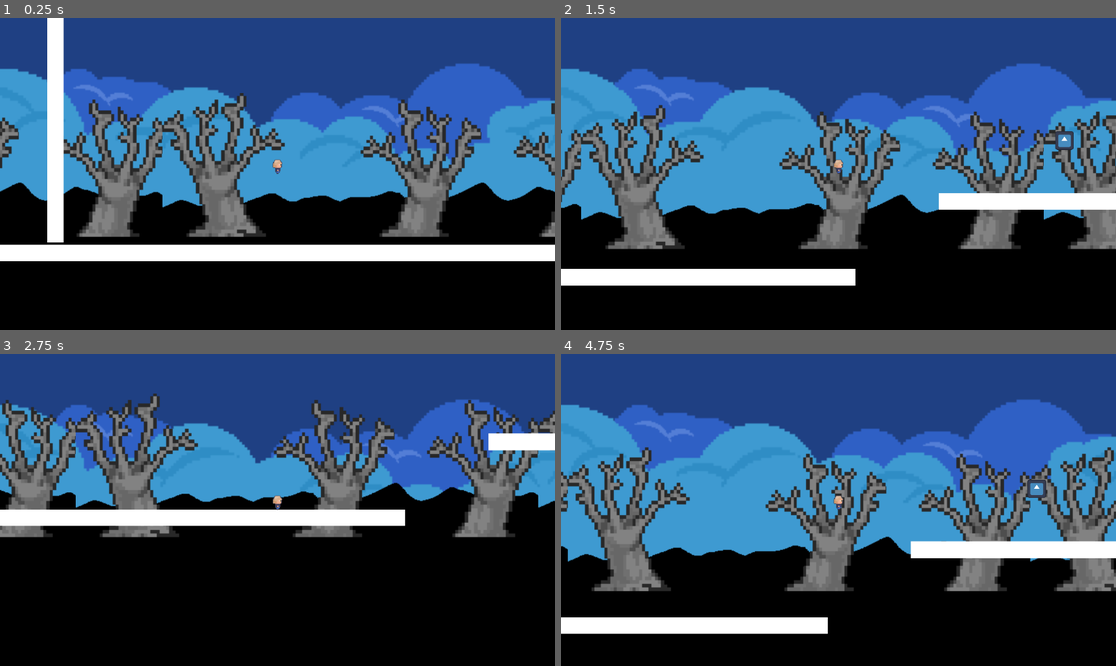
Above: before the commit, frames 1-4 (two rows, left to right).
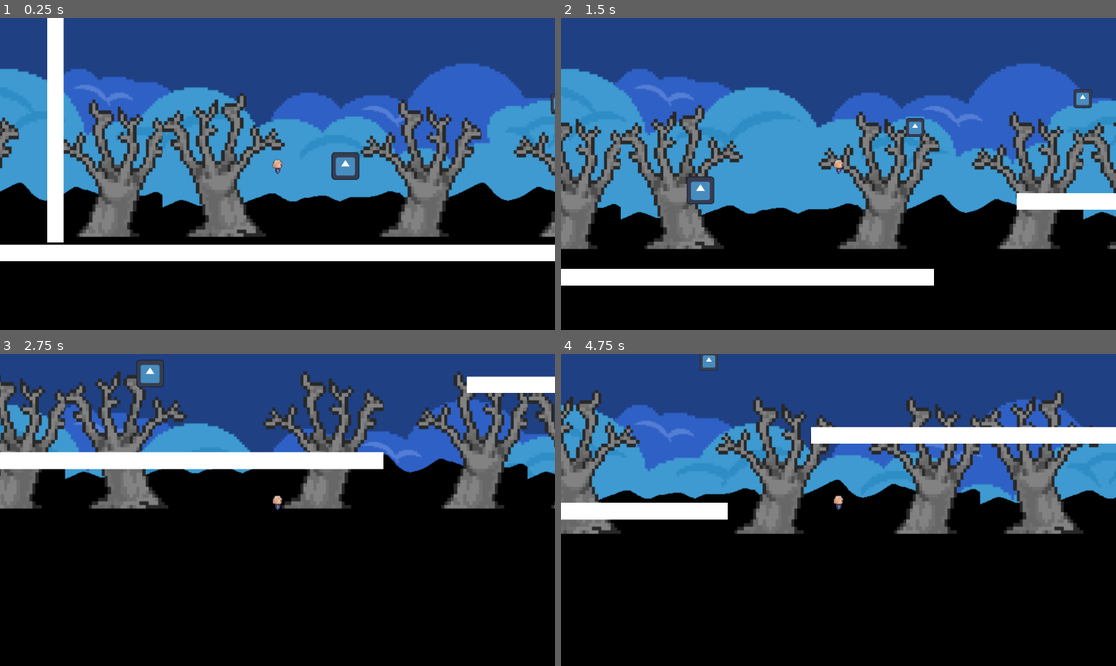
Above: after the commit, the same moments.

Repository: DeadElephant516/SakuraGrove
Game: Godot game, scene res://Scenes/TestScene/test_scene.tscn
The game is run twice, just before and just after one commit, with the same random seed, the same clock (stepped at 60 frames per second) and the same inputs. The engine's default icon, where the game draws it, is replaced by a stand-in: a white triangle on a blue panel in a dark square.
Inputs (mouse positions are in pixels of both pictures, inside the frame that each line leads up to):
- Up to frame 1 (0.25 s): no input
- Up to frame 2 (1.5 s): move the mouse to (960, 158) at 0.52 s; hold Right mouse button (glide) 0.53-1.28 s; hold D (right) from 0.53 s (still down); tap Shift (dash) at 0.6 s; tap Space (jump) at 0.77, 1.07 s; move the mouse to (727, 189) at 1.27 s; right-click (727, 189) at 1.35 s
- Up to frame 3 (2.75 s): tap Space (jump) at 1.52, 1.55, 1.82, 2.1 s; move the mouse to (333, 441) at 2.02 s; release D (right) at 2.03 s; hold A (left) from 2.03 s (still down); tap Shift (dash) at 2.3 s
- Up to frame 4 (4.75 s): move the mouse to (810, 572) at 2.77 s; release A (left) at 2.78 s; hold D (right) 2.78-4.28 s; tap Shift (dash) at 2.85, 4.35 s; tap Space (jump) at 3.02, 3.32, 3.77, 3.8, 4.07, 4.52 s; right-click (810, 572) at 3.05 s; move the mouse to (1005, 556) at 3.52 s; hold Right mouse button (glide) 3.53-4.28 s; move the mouse to (672, 463) at 4.27 s; hold A (left) from 4.28 s (still down)

The runs differ from the first frame. In frame 1, 0.3% of the frame differs, in the area x 59-100%, y 24-52%; in frame 2, 26%; in frame 3, 32%; in frame 4, 40%, in the area x 0-100%, y 0-90%.

Commit message:
AbilityEnabler class and modularized signals with SIMEON

Diff:
--- a/Globals/PlayerData.gd
+++ b/Globals/PlayerData.gd
@@ -1,20 +1,24 @@
 extends Node
 
+var speed:float = 300.0
+var jump_force: float = -500.0
 var can_double_jump: bool = false
 var can_glide: bool = false
 var max_glide_time: float = 2.0
+var can_dash: bool = false
+var dash_speed: float = 800.0
+var dash_duration: float = 0.2
+
 
 
 ### Helper functions above to manipulate the player data and flags ####
 
 func _ready() -> void:
-	SignalBus._enable_double_jump.connect(enable_double_jump)
-	SignalBus._enable_glide.connect(enable_glide)
+	SignalBus.unlock_ability.connect(_on_unlock_ability)
 
-
-func enable_double_jump() -> void:
-	can_double_jump = true
-
-
-func enable_glide() -> void:
-	can_glide = true
+#WE MACH THE ABILITY TYPE ARGUMENT THAT THE SIGNAL WILL GIVES US TO HANDLE OUR FLAGS
+func _on_unlock_ability(ability_type: String) -> void:
+	match ability_type:
+		"double_jump": can_double_jump = true
+		"glide": can_glide = true
+		"dash": can_dash = true
--- a/Globals/SignalBus.gd
+++ b/Globals/SignalBus.gd
@@ -1,4 +1,4 @@
 extends Node
 
-signal _enable_double_jump()
-signal _enable_glide()
+signal unlock_ability(ability_type:String)
+#this signal gets a string as a parameter so it knows to which ability it should point
--- /dev/null
+++ b/Scenes/Items/AbilityEnablerClass/DashEnabler/dash_enabler.gd
@@ -0,0 +1 @@
+extends AbilityEnabler
--- /dev/null
+++ b/Scenes/Items/AbilityEnablerClass/DashEnabler/dash_enabler.tscn
@@ -0,0 +1,19 @@
+[gd_scene load_steps=5 format=3 uid="uid://cqwwwbjv6ydvg"]
+
+[ext_resource type="PackedScene" uid="uid://c5oimoi16lccg" path="res://Scenes/Items/AbilityEnablerClass/ability_enabler.tscn" id="1_ujfpj"]
+[ext_resource type="Texture2D" uid="uid://btxtih47bxifc" path="res://icon.svg" id="2_2c8lq"]
+[ext_resource type="Script" uid="uid://b2maa7gb2olek" path="res://Scenes/Items/AbilityEnablerClass/DashEnabler/dash_enabler.gd" id="2_15g4t"]
+
+[sub_resource type="RectangleShape2D" id="RectangleShape2D_ujfpj"]
+size = Vector2(34, 34)
+
+[node name="DashEnabler" instance=ExtResource("1_ujfpj")]
+script = ExtResource("2_15g4t")
+ability_type = "dash"
+
+[node name="Sprite2D" parent="." index="0"]
+scale = Vector2(0.2, 0.2)
+texture = ExtResource("2_2c8lq")
+
+[node name="CollisionShape2D" parent="." index="1"]
+shape = SubResource("RectangleShape2D_ujfpj")
--- /dev/null
+++ b/Scenes/Items/AbilityEnablerClass/DoubleJump/double_jump_enabler.gd
@@ -0,0 +1,3 @@
+extends AbilityEnabler
+
+#JUST BY EXTENDING FROM ABILITYENABLER WE INHERIT THE FUNCTIONALITY NO NEED TO CODE ANYTHING HERE
--- /dev/null
+++ b/Scenes/Items/AbilityEnablerClass/DoubleJump/double_jump_enabler.tscn
@@ -0,0 +1,19 @@
+[gd_scene load_steps=5 format=3 uid="uid://cx58a6qn3br1e"]
+
+[ext_resource type="PackedScene" uid="uid://c5oimoi16lccg" path="res://Scenes/Items/AbilityEnablerClass/ability_enabler.tscn" id="1_jlm1o"]
+[ext_resource type="Script" uid="uid://4supa0eipp5k" path="res://Scenes/Items/AbilityEnablerClass/DoubleJump/double_jump_enabler.gd" id="2_j6o6b"]
+[ext_resource type="Texture2D" uid="uid://btxtih47bxifc" path="res://icon.svg" id="2_vee3f"]
+
+[sub_resource type="RectangleShape2D" id="RectangleShape2D_j6o6b"]
+size = Vector2(44, 44)
+
+[node name="DoubleJumpEnabler" instance=ExtResource("1_jlm1o")]
+script = ExtResource("2_j6o6b")
+ability_type = "double_jump"
+
+[node name="Sprite2D" parent="." index="0"]
+scale = Vector2(0.3, 0.3)
+texture = ExtResource("2_vee3f")
+
+[node name="CollisionShape2D" parent="." index="1"]
+shape = SubResource("RectangleShape2D_j6o6b")
--- /dev/null
+++ b/Scenes/Items/AbilityEnablerClass/GlideEnabler/glide_enabler.gd
@@ -0,0 +1 @@
+extends AbilityEnabler
--- /dev/null
+++ b/Scenes/Items/AbilityEnablerClass/GlideEnabler/glide_enabler.tscn
@@ -0,0 +1,19 @@
+[gd_scene load_steps=5 format=3 uid="uid://7i25hp3jvd1q"]
+
+[ext_resource type="PackedScene" uid="uid://c5oimoi16lccg" path="res://Scenes/Items/AbilityEnablerClass/ability_enabler.tscn" id="1_m328c"]
+[ext_resource type="Texture2D" uid="uid://btxtih47bxifc" path="res://icon.svg" id="2_0ebjg"]
+[ext_resource type="Script" uid="uid://beanimmhu72q" path="res://Scenes/Items/AbilityEnablerClass/GlideEnabler/glide_enabler.gd" id="2_6htht"]
+
+[sub_resource type="RectangleShape2D" id="RectangleShape2D_6htht"]
+size = Vector2(34, 32)
+
+[node name="GlideEnabler" instance=ExtResource("1_m328c")]
+script = ExtResource("2_6htht")
+ability_type = "glide"
+
+[node name="Sprite2D" parent="." index="0"]
+scale = Vector2(0.2, 0.2)
+texture = ExtResource("2_0ebjg")
+
+[node name="CollisionShape2D" parent="." index="1"]
+shape = SubResource("RectangleShape2D_6htht")
--- /dev/null
+++ b/Scenes/Items/AbilityEnablerClass/ability_enabler.gd
@@ -0,0 +1,13 @@
+extends Area2D
+
+class_name AbilityEnabler
+
+@export var ability_type: String = "" # we export the ability type to inspector optional
+									# every inherited scene of this will have a field to enter an ability type
+									#we can either type it in the inspector or in script file
+
+#this signal fire will be inherited to all subclasses of the AbilityEnabler
+func _on_body_entered(body: Node2D) -> void:
+	if body is Player:
+		SignalBus.unlock_ability.emit(ability_type)
+		queue_free()
--- /dev/null
+++ b/Scenes/Items/AbilityEnablerClass/ability_enabler.tscn
@@ -0,0 +1,12 @@
+[gd_scene load_steps=2 format=3 uid="uid://c5oimoi16lccg"]
+
+[ext_resource type="Script" uid="uid://cr3ovov7pjl0u" path="res://Scenes/Items/AbilityEnablerClass/ability_enabler.gd" id="1_ik3jj"]
+
+[node name="AbilityEnabler" type="Area2D"]
+script = ExtResource("1_ik3jj")
+
+[node name="Sprite2D" type="Sprite2D" parent="."]
+
+[node name="CollisionShape2D" type="CollisionShape2D" parent="."]
+
+[connection signal="body_entered" from="." to="." method="_on_body_entered"]
--- a/Scenes/Items/Dash/dash_enabler.gd
+++ /dev/null
@@ -1,6 +0,0 @@
-extends Area2D
-
-func _on_body_entered(body: Node2D) -> void:
-	if body is Player:
-		SignalBus._enable_double_jump.emit()
-		queue_free()
--- a/Scenes/Items/Dash/dash_enabler.tscn
+++ /dev/null
@@ -1,19 +0,0 @@
-[gd_scene load_steps=4 format=3 uid="uid://b451u5uedc8x0"]
-
-[ext_resource type="Texture2D" uid="uid://btxtih47bxifc" path="res://icon.svg" id="1_tgmvn"]
-[ext_resource type="Script" uid="uid://cpmdyxfksdil4" path="res://Scenes/Items/Dash/dash_enabler.gd" id="1_tu2nm"]
-
-[sub_resource type="RectangleShape2D" id="RectangleShape2D_tu2nm"]
-size = Vector2(28, 22)
-
-[node name="DashEnabler" type="Area2D"]
-script = ExtResource("1_tu2nm")
-
-[node name="CollisionShape2D" type="CollisionShape2D" parent="."]
-shape = SubResource("RectangleShape2D_tu2nm")
-
-[node name="Sprite2D" type="Sprite2D" parent="."]
-modulate = Color(0, 0.494118, 1, 1)
-position = Vector2(1.19209e-07, 0)
-scale = Vector2(0.244141, 0.162109)
-texture = ExtResource("1_tgmvn")
--- a/Scenes/Items/DoubleJump/double_jump_enabler.gd
+++ /dev/null
@@ -1,7 +0,0 @@
-extends Area2D
-
-
-func _on_body_entered(body: Node2D) -> void:
-	if body is Player:
-		SignalBus._enable_double_jump.emit()
-		queue_free()
--- a/Scenes/Items/DoubleJump/double_jump_enabler.tscn
+++ /dev/null
@@ -1,19 +0,0 @@
-[gd_scene load_steps=4 format=3 uid="uid://bgdd5a05wq00f"]
-
-[ext_resource type="Script" uid="uid://jxhmgmeufwyl" path="res://Scenes/Items/DoubleJump/double_jump_enabler.gd" id="1_u7t4c"]
-[ext_resource type="Texture2D" uid="uid://btxtih47bxifc" path="res://icon.svg" id="2_5qxob"]
-
-[sub_resource type="RectangleShape2D" id="RectangleShape2D_4vdco"]
-size = Vector2(32, 34)
-
-[node name="DoubleJumpEnabler" type="Area2D"]
-script = ExtResource("1_u7t4c")
-
-[node name="Sprite2D" type="Sprite2D" parent="."]
-scale = Vector2(0.2, 0.2)
-texture = ExtResource("2_5qxob")
-
-[node name="CollisionShape2D" type="CollisionShape2D" parent="."]
-shape = SubResource("RectangleShape2D_4vdco")
-
-[connection signal="body_entered" from="." to="." method="_on_body_entered"]
--- a/Scenes/Items/Glide/glide_enabler.gd
+++ /dev/null
@@ -1,7 +0,0 @@
-extends Area2D
-
-
-func _on_body_entered(body: Node2D) -> void:
-	if body is Player:
-		SignalBus._enable_glide.emit()
-		queue_free()
--- a/Scenes/Items/Glide/glide_enabler.tscn
+++ /dev/null
@@ -1,20 +0,0 @@
-[gd_scene load_steps=4 format=3 uid="uid://dp0t24n7aivwv"]
-
-[ext_resource type="Script" uid="uid://ysqx5pu10hdi" path="res://Scenes/Items/Glide/glide_enabler.gd" id="1_8jh63"]
-[ext_resource type="Texture2D" uid="uid://btxtih47bxifc" path="res://icon.svg" id="1_kaogn"]
-
-[sub_resource type="RectangleShape2D" id="RectangleShape2D_2j158"]
-size = Vector2(27, 28)
-
-[node name="GlideEnabler" type="Area2D"]
-script = ExtResource("1_8jh63")
-
-[node name="Sprite2D" type="Sprite2D" parent="."]
-modulate = Color(0.415686, 1, 0.0313726, 1)
-scale = Vector2(0.2, 0.2)
-texture = ExtResource("1_kaogn")
-
-[node name="CollisionShape2D" type="CollisionShape2D" parent="."]
-shape = SubResource("RectangleShape2D_2j158")
-
-[connection signal="body_entered" from="." to="." method="_on_body_entered"]
--- a/Scenes/PlayerScene/player.gd
+++ b/Scenes/PlayerScene/player.gd
@@ -1,12 +1,15 @@
 extends CharacterBody2D
+
 class_name Player
 
-@export var speed: float = 300.0
-@export var jump_force: float = -500.0
-@export var wall_jump_force: Vector2 = Vector2(400, -500)
-@export var dash_speed: float = 800.0
-@export var dash_duration: float = 0.2
+var speed: float
+var jump_force: float
+
+var dash_speed: float
+var dash_duration: float
+
 @export var dash_cooldown: float = 0.5
+
 
 var direction: Vector2 = Vector2.ZERO
 var jumps_made: int = 0
@@ -18,110 +21,113 @@
 var is_dashing: bool = false
 var dash_time_left: float = 0.0
 var dash_cooldown_timer: float = 0.0
-var is_touching_wall: bool = false
-var wall_direction: int = 0 # -1 = left wall, 1 = right wall
-var last_wall_jump: bool = false  # To prevent infinite wall jumps
+
 
 const GRAVITY: float = 900.0
 const GLIDE_GRAVITY: float = 200.0
 
+
+func _ready() -> void:
+	initialize_values()
+
+
 func _physics_process(delta: float) -> void:
-	check_wall_contact()
 
-	if is_dashing:
-		dash_time_left -= delta
-		if dash_time_left <= 0.0:
-			is_dashing = false
-			dash_cooldown_timer = dash_cooldown
-	else:
-		if dash_cooldown_timer > 0.0:
-			dash_cooldown_timer -= delta
-
-	apply_gravity(delta)
-	reset_jumps()
 	get_input()
 
 	if !is_dashing:
+		apply_gravity(delta)
+		reset_jumps()
 		move()
+		handle_jump()
+		glide(delta)
 
-	handle_jump()
-	glide(delta)
+	dash(delta)
+
 	move_and_slide()
 
-	# Reset wall jump flag when on floor
-	if is_on_floor():
-		last_wall_jump = false
+
+
 
 func apply_gravity(delta: float) -> void:
 	if !is_on_floor() and !is_gliding:
 		velocity.y += GRAVITY * delta
 
+
 func get_input() -> void:
 	direction.x = Input.get_axis("left", "right")
-	if Input.is_action_just_pressed("dash") and !is_dashing and dash_cooldown_timer <= 0.0:
-		if direction.x != 0:
-			dash()
+
 
 func move() -> void:
 	velocity.x = speed * direction.x
+
 
 func reset_jumps() -> void:
 	if is_on_floor():
 		jumps_made = 0
 
+
 func handle_jump() -> void:
 	if Input.is_action_just_pressed("jump"):
-		if is_touching_wall and not last_wall_jump:
-			wall_side_jump()
-		elif PlayerData.can_double_jump:
+		if PlayerData.can_double_jump:
 			double_jump()
 		else:
 			jump()
 
+
 func jump() -> void:
 	if is_on_floor():
 		velocity.y = jump_force
+
 
 func double_jump() -> void:
 	if jumps_made < max_jumps:
 		velocity.y = jump_force
 		jumps_made += 1
 
+
+
 func glide(delta: float) -> void:
-	if !is_on_floor() and PlayerData.can_glide:
-		if Input.is_action_pressed("glide") and remaining_glide_time > 0.0 and velocity.y > 50:
-			is_gliding = true
-			velocity.y += GLIDE_GRAVITY * delta
-			remaining_glide_time -= delta
-			if velocity.y > 100:
-				velocity.y = 100
-		else:
-			is_gliding = false
+	if is_on_floor() or !PlayerData.can_glide:
+		is_gliding = false
+		remaining_glide_time = max_glide_time
+		return #RETURN EARLY IF WE ARE ALREADY GLIDING TO AVOID FURTHER CHECKS
+	#APPLY GLIDE LOGIC
+
+	if Input.is_action_pressed("glide") and remaining_glide_time > 0.0 and velocity.y > 0:
+		is_gliding = true
+		#Increase velocity.y by glide gravity, but don’t let it go over 100.
+		velocity.y = min(velocity.y + GLIDE_GRAVITY * delta, 100.0)
+		velocity.x = speed / 2 * direction.x
+		remaining_glide_time -= delta
 	else:
 		is_gliding = false
-		remaining_glide_time = max_glide_time
 
-func dash() -> void:
-	is_dashing = true
-	dash_time_left = dash_duration
-	velocity.x = dash_speed * direction.x
-	velocity.y = 0  # Optional: flatten vertical movement during dash
 
-func check_wall_contact() -> void:
-	is_touching_wall = false
-	wall_direction = 0
-	for i in range(get_slide_collision_count()):
-		var collision = get_slide_collision(i)
-		if collision and collision.get_collider():
-			var normal = collision.get_normal()
-			if abs(normal.x) > 0.5:
-				is_touching_wall = true
-				wall_direction = -sign(normal.x)  # Wall on right = -1, left = 1
+func dash(delta: float) -> void:
+	if is_dashing:
+		dash_time_left -= delta
+		if dash_time_left <= 0.0:
+			is_dashing = false
+			dash_cooldown_timer = dash_cooldown
+		return #RETURN EARLY IF WE ARE ALREADY DASHING TO AVOID FURTHER CHECKS
 
-func wall_side_jump() -> void:
-	# Force jump away from wall to opposite direction
-	velocity.x = wall_jump_force.x * -wall_direction
-	velocity.y = wall_jump_force.y
-	last_wall_jump = true
-	is_touching_wall = false
-	jumps_made += 1  # Optional, count wall jump as jump
+	 #Subtract delta from the cooldown timer, but never let it drop below 0.0."
+	dash_cooldown_timer = max(dash_cooldown_timer - delta, 0.0)
+	#APPLY DASH LOGIC
+	if PlayerData.can_dash:
+		if Input.is_action_just_pressed("dash") and direction.x != 0 and dash_cooldown_timer <= 0.0:
+			is_dashing = true
+			dash_time_left = dash_duration
+			velocity.x = dash_speed * direction.x
+			velocity.y = 0
+
+
+
+
+func initialize_values() -> void:
+	speed = PlayerData.speed
+	jump_force = PlayerData.jump_force
+	max_glide_time = PlayerData.max_glide_time
+	dash_speed = PlayerData.dash_speed
+	dash_duration = PlayerData.dash_duration
--- a/Scenes/TestScene/test_scene.tscn
+++ b/Scenes/TestScene/test_scene.tscn
@@ -1,9 +1,10 @@
-[gd_scene load_steps=8 format=3 uid="uid://dnkqfo23ver34"]
+[gd_scene load_steps=9 format=3 uid="uid://dnkqfo23ver34"]
 
 [ext_resource type="PackedScene" uid="uid://buryko0xq5e0y" path="res://Scenes/PlayerScene/player.tscn" id="1_fyvjo"]
-[ext_resource type="PackedScene" uid="uid://bgdd5a05wq00f" path="res://Scenes/Items/DoubleJump/double_jump_enabler.tscn" id="2_4a7y3"]
-[ext_resource type="PackedScene" uid="uid://dp0t24n7aivwv" path="res://Scenes/Items/Glide/glide_enabler.tscn" id="3_boajs"]
+[ext_resource type="PackedScene" uid="uid://cx58a6qn3br1e" path="res://Scenes/Items/AbilityEnablerClass/DoubleJump/double_jump_enabler.tscn" id="3_boajs"]
+[ext_resource type="PackedScene" uid="uid://7i25hp3jvd1q" path="res://Scenes/Items/AbilityEnablerClass/GlideEnabler/glide_enabler.tscn" id="4_egy0e"]
 [ext_resource type="PackedScene" uid="uid://dqpwfo1vqtpo2" path="res://Scenes/ParallaxScenes/parallax.tscn" id="4_w5fok"]
+[ext_resource type="PackedScene" uid="uid://cqwwwbjv6ydvg" path="res://Scenes/Items/AbilityEnablerClass/DashEnabler/dash_enabler.tscn" id="5_egy0e"]
 
 [sub_resource type="CanvasTexture" id="CanvasTexture_1m2j8"]
 
@@ -85,9 +86,6 @@
 [node name="Player" parent="." instance=ExtResource("1_fyvjo")]
 position = Vector2(122, 634)
 
-[node name="DoubleJumpEnabler" parent="." instance=ExtResource("2_4a7y3")]
-position = Vector2(828, 584)
-
 [node name="Borders" type="Node2D" parent="."]
 
 [node name="StaticBody2D" type="StaticBody2D" parent="Borders"]
@@ -96,8 +94,16 @@
 position = Vector2(0, 88)
 shape = SubResource("WorldBoundaryShape2D_4a7y3")
 
-[node name="GlideEnabler" parent="." instance=ExtResource("3_boajs")]
-position = Vector2(961, 583)
-
 [node name="Parallax" parent="." instance=ExtResource("4_w5fok")]
 z_index = -2
+
+[node name="Items" type="Node2D" parent="."]
+
+[node name="DoubleJumpEn" parent="Items" instance=ExtResource("3_boajs")]
+position = Vector2(216, 653)
+
+[node name="GlideEnabler" parent="Items" instance=ExtResource("4_egy0e")]
+position = Vector2(513, 566)
+
+[node name="DashEnabler" parent="Items" instance=ExtResource("5_egy0e")]
+position = Vector2(745, 526)
Not shown, added: Scenes/Items/AbilityEnablerClass/DashEnabler/dash_enabler.gd.uid
Not shown, added: Scenes/Items/AbilityEnablerClass/DoubleJump/double_jump_enabler.gd.uid
Not shown, added: Scenes/Items/AbilityEnablerClass/GlideEnabler/glide_enabler.gd.uid
Not shown, added: Scenes/Items/AbilityEnablerClass/ability_enabler.gd.uid
Not shown, removed: Scenes/Items/Dash/dash_enabler.gd.uid
Not shown, removed: Scenes/Items/DoubleJump/double_jump_enabler.gd.uid
Not shown, removed: Scenes/Items/Glide/glide_enabler.gd.uid
